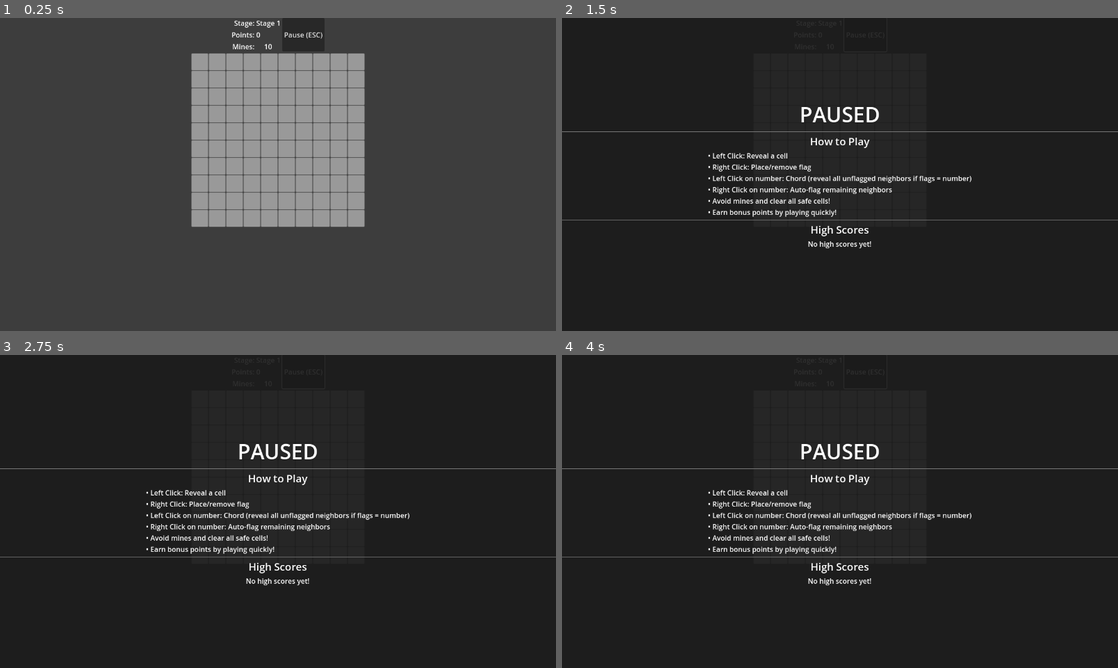
Above: before the commit, frames 1-4 (two rows, left to right).
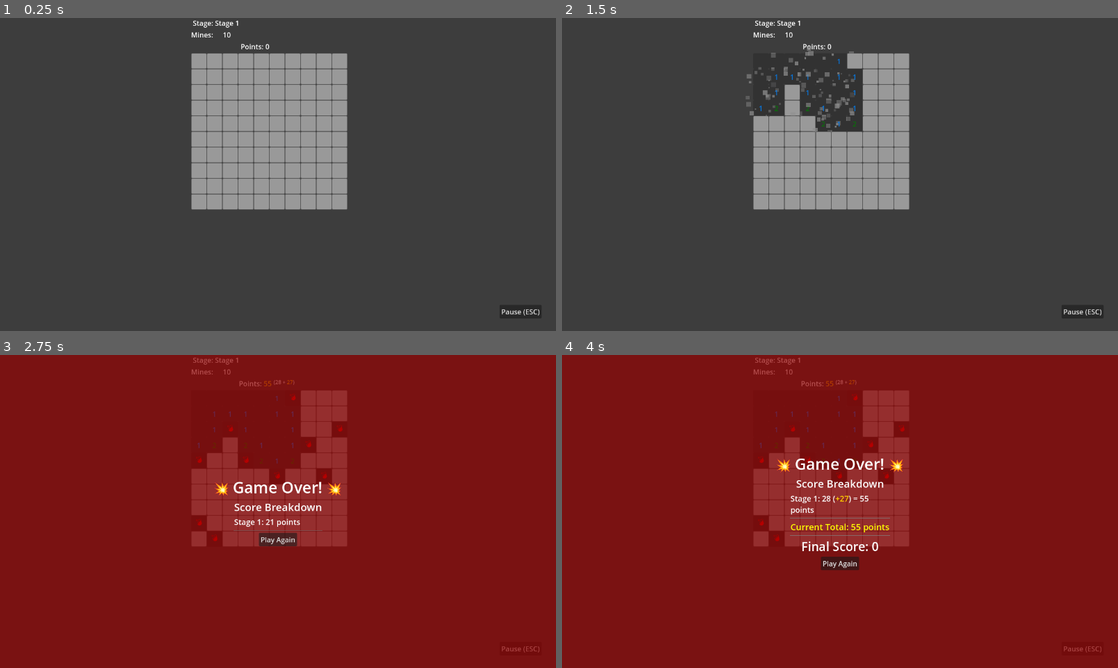
Above: after the commit, the same moments.

Repository: krets/sweep
Game: Godot game, scene res://game.tscn
Two runs of this game, one before a commit and one after it. Both use one fixed random seed, a clock stepped at 60 frames per second and the inputs below.
Inputs (mouse positions are in pixels of both pictures, inside the frame that each line leads up to):
- Up to frame 1 (0.25 s): no input
- Up to frame 2 (1.5 s): click (867, 33) at 0.5 s, where only the run before the commit has a clickable "Pause (ESC)"; click (762, 61) at 1.27 s
- Up to frame 3 (2.75 s): click (294, 398) at 2.02 s
- Up to frame 4 (4 s): click (867, 398) at 2.77 s; move the mouse to (962, 495) at 3.52 s; click (962, 495) at 3.67 s

The runs differ from the first frame. In frame 1, 6.6% of the frame differs, in the area x 34-97%, y 0-96%; in frame 2, 93%; in frame 3, 100%, in the area x 0-100%, y 0-100%; in frame 4, 100%.

Commit message:
fixes to look and field and points

Diff:
--- a/game.gd
+++ b/game.gd
@@ -75,6 +75,7 @@
 	HighScores.load_scores()
 	overlay_restart_button.pressed.connect(new_game)
 	pause_button.pressed.connect(toggle_pause)
+	%UnpauseButton.pressed.connect(toggle_pause)
 
 	# Setup misclick cooldown timer
 	misclick_timer = Timer.new()
@@ -106,7 +107,7 @@
 
 func _notification(what):
 	if what == NOTIFICATION_APPLICATION_FOCUS_OUT:
-		if not is_paused:
+		if not is_paused and not overlay.visible:
 			was_paused_before_focus = false
 			set_paused(true)
 		else:
@@ -122,6 +123,8 @@
 	pass
 
 func toggle_pause():
+	if game_over or overlay.visible:
+		return
 	set_paused(!is_paused)
 
 func set_paused(paused: bool):
@@ -142,7 +145,7 @@
 	# Add high scores
 	for i in range(min(10, HighScores.scores.size())):
 		var score_label = Label.new()
-		score_label.text = "%d. %d points" % [i + 1, HighScores.scores[i]]
+		score_label.text = "%2d. %5d" % [i + 1, HighScores.scores[i]]
 		score_label.add_theme_font_size_override("font_size", 16)
 		high_scores_list.add_child(score_label)
 
@@ -179,6 +182,7 @@
 		for cell in row:
 			cell.queue_free()
 	grid.clear()
+	final_score_label.visible = false
 
 	# Reset game state
 	first_click = true
@@ -265,8 +269,7 @@
 		var tween = create_tween()
 		$Sounds/FxEarthquake.play()
 		tween.tween_property(overlay_panel_bg, "modulate:a", .7, .25)
-		tween.finished.connect(show_score_breakdown.bind(false))
-		end_game()
+		tween.finished.connect(show_score_breakdown.bind(true))
 	else:
 		reveal_cell(cell.x, cell.y)
 		check_win()
@@ -325,15 +328,16 @@
 				if cell.is_mine and not cell.is_flagged:
 					cell.is_flagged = true
 					cell.update_display()
+
 		current_stage.points = get_points()
 		overlay_label.text = "Stage Cleared!"
 		overlay_restart_button.text = "Continue"
-		current_stage_index += 1
-		var is_final_stage = current_stage_index == stages.size()
+
+		# Don't increment stage index yet - wait until after score breakdown
+		var is_final_stage = (current_stage_index + 1) == stages.size()
 		if is_final_stage:
 			overlay_label.text = "You Win! Game over!"
 			overlay_restart_button.text = "Play Again"
-			end_game()
 
 		overlay_panel_bg.modulate = end_overlay_win
 		overlay_panel_bg.modulate.a = 0
@@ -343,6 +347,7 @@
 		tween.finished.connect($Sounds/WinnerTune.play)
 		tween.finished.connect(show_score_breakdown.bind(is_final_stage))
 
+
 func show_score_breakdown(show_final: bool):
 	score_breakdown_container.visible = true
 
@@ -350,54 +355,119 @@
 	for child in stage_scores_container.get_children():
 		child.queue_free()
 
-	# Animate stage scores
-	var total_animated = 0
-	var delay = 0.0
-
-	for i in range(stages.size()):
-		if stages[i].points > 0 or i == current_stage_index - 1:
+	var total_previous = 0
+
+	# Show all previously completed stages
+	for i in range(current_stage_index):
+		if stages[i].points > 0:
 			var stage_score_label = Label.new()
-			stage_score_label.text = "Stage %d: " % (i + 1)
+			stage_score_label.text = "Stage %d: %d points" % [i + 1, stages[i].points]
 			stage_score_label.add_theme_font_size_override("font_size", 18)
 			stage_scores_container.add_child(stage_score_label)
-
-			# Animate points counting up
-			var target_points = stages[i].points
-			if i == current_stage_index - 1:
-				target_points = get_points()
-
-			animate_score_count(stage_score_label, 0, target_points, delay, i + 1)
-			total_animated += target_points
-			delay += 0.5
-
-	# Show final score
+			total_previous += stages[i].points
+
+	# Show current stage score with animation
+	var stage_score_label = RichTextLabel.new()
+	stage_score_label.bbcode_enabled = true
+	stage_score_label.fit_content = true
+	stage_score_label.scroll_active = false
+	stage_score_label.add_theme_font_size_override("normal_font_size", 18)
+	stage_scores_container.add_child(stage_score_label)
+
+	var base_points = cells_revealed * points_per_tile
+	var bonus_points = points_bonus
+	var total_stage_points = base_points + bonus_points
+
+	animate_stage_score_with_bonus(stage_score_label, base_points, bonus_points, current_stage_index + 1, 0.0)
+	total_previous += total_stage_points
+
+	# Add separator
+	await get_tree().create_timer(1.2).timeout
+	var separator = HSeparator.new()
+	stage_scores_container.add_child(separator)
+
+	# Add current total line
+	var current_total_label = Label.new()
+	current_total_label.text = "Current Total: %d points" % total_previous
+	current_total_label.add_theme_font_size_override("font_size", 20)
+	current_total_label.add_theme_color_override("font_color", Color.YELLOW)
+	stage_scores_container.add_child(current_total_label)
+
 	if show_final:
+		await get_tree().create_timer(0.4).timeout
 		final_score_label.visible = true
-		animate_score_count(final_score_label, 0, total_animated, delay + 0.5, 0, "Final Score: ")
-
-		# Check if it's a high score
-		if HighScores.scores.size() == 0 or total_animated > HighScores.scores[0]:
+		await animate_score_count(final_score_label, 0, total_previous, 0.1, 0, "Final Score: ")
+		HighScores.save_score(total_previous)
+		await get_tree().create_timer(0.3).timeout
+		if HighScores.is_high_score(total_previous):
 			var high_score_label = Label.new()
-			high_score_label.text = "NEW HIGH SCORE!"
+			high_score_label.text = "🏆 NEW HIGH SCORE! 🏆"
 			high_score_label.add_theme_font_size_override("font_size", 24)
 			high_score_label.modulate = Color.YELLOW
 			stage_scores_container.add_child(high_score_label)
-	else:
+
+			# Animate the high score label
+			high_score_label.modulate.a = 0
+			var tween = create_tween()
+			tween.tween_property(high_score_label, "modulate:a", 1.0, 0.5)
+			tween.parallel().tween_property(high_score_label, "scale", Vector2(1.2, 1.2), 0.5)
+			tween.tween_property(high_score_label, "scale", Vector2(1.0, 1.0), 0.3)
+
+			$Sounds/WinnerTune.play()
+		print("waiting...")
+		await get_tree().create_timer(3).timeout
+		# NOW increment the stage index before starting new game
+		current_stage_index += 1
+		end_game()
+		print("game end called")
+	else:
+		# Increment stage for next game
+		current_stage_index += 1
 		final_score_label.visible = false
+
+
+func animate_stage_score_with_bonus(label: RichTextLabel, base: int, bonus: int, stage_num: int, delay: float):
+	await get_tree().create_timer(delay).timeout
+
+	var duration = 1.0
+	var elapsed = 0.0
+	var total = base + bonus
+
+	while elapsed < duration:
+		elapsed += get_process_delta_time()
+		var progress = min(elapsed / duration, 1.0)
+		var current_value = int(lerp(0.0, float(total), progress))
+
+		# Calculate how much is base vs bonus at this point
+		var current_base = min(current_value, base)
+		var current_bonus = max(0, current_value - base)
+
+		if current_bonus > 0:
+			label.text = "Stage %d: %d ([color=#FFCC00]+%d[/color]) = %d points" % [stage_num, current_base, current_bonus, current_value]
+		else:
+			label.text = "Stage %d: %d points" % [stage_num, current_value]
+
+		await get_tree().process_frame
+
+	# Ensure final value is set correctly with total
+	if bonus > 0:
+		label.text = "Stage %d: %d ([color=#FFCC00]+%d[/color]) = %d points" % [stage_num, base, bonus, total]
+	else:
+		label.text = "Stage %d: %d points" % [stage_num, total]
 
 func animate_score_count(label: Label, from: int, to: int, delay: float, stage_num: int, prefix: String = ""):
 	await get_tree().create_timer(delay).timeout
 
 	var duration = 1.0
 	var elapsed = 0.0
-
+	print("animate score: %s -> %s" % [from, to])
 	while elapsed < duration:
 		elapsed += get_process_delta_time()
 		var progress = min(elapsed / duration, 1.0)
 		var current_value = int(lerp(float(from), float(to), progress))
 
 		if stage_num > 0:
-			label.text = "Stage %d: %d points" % [stage_num, current_value]
+			label.text = "Stage %d: %d" % [stage_num, current_value]
 		else:
 			label.text = prefix + str(current_value) + " points"
 
@@ -532,9 +602,14 @@
 		points_breakdown.text = ""
 
 func end_game():
-	if HighScores.save_score(get_all_points()):
-		print("You've gotten a top score!")
+	var total_score = get_all_points()
+
+	# Reset for new game only after handling score!
+	var is_high_score = HighScores.save_score(total_score)
+	if is_high_score:
+		print("New high score achieved: ", total_score)
+
+	display_high_scores()
 	for stage in stages:
 		stage.reset()
-		current_stage_index = 0
-	display_high_scores()
+	current_stage_index = 0
--- a/game.tscn
+++ b/game.tscn
@@ -16,7 +16,7 @@
 default_font_size = 12
 
 [sub_resource type="StyleBoxFlat" id="StyleBoxFlat_pause"]
-bg_color = Color(0.1, 0.1, 0.1, 0.9)
+bg_color = Color(0.11, 0.11, 0.11, 1)
 
 [sub_resource type="StyleBoxFlat" id="StyleBoxFlat_feb5d"]
 bg_color = Color(1, 1, 1, 1)
@@ -32,6 +32,7 @@
 grid_width = 20
 grid_height = 16
 mine_count = 66
+cell_size = 36
 end_overlay_win = Color(0, 0.513002, 1.92523e-07, 1)
 end_overlay_die = Color(0.579254, 1.97336e-06, 3.85046e-07, 1)
 cell_normal = Color(0.402675, 0.418932, 0.46802, 1)
@@ -52,67 +53,67 @@
 anchor_left = 0.5
 anchor_right = 0.5
 anchor_bottom = 1.0
-offset_left = -29.0
-offset_right = 29.0
-grow_horizontal = 2
-grow_vertical = 2
-
-[node name="HBoxContainer" type="HBoxContainer" parent="VBoxContainer"]
-layout_mode = 2
-alignment = 1
-
-[node name="StatsGrid" type="GridContainer" parent="VBoxContainer/HBoxContainer"]
-layout_mode = 2
+offset_left = -200.0
+offset_right = 200.0
+grow_horizontal = 2
+grow_vertical = 2
+
+[node name="HeaderContainer" type="VBoxContainer" parent="VBoxContainer"]
+layout_mode = 2
+
+[node name="TopRow" type="HBoxContainer" parent="VBoxContainer/HeaderContainer"]
+layout_mode = 2
+alignment = 1
+
+[node name="StatsGrid" type="GridContainer" parent="VBoxContainer/HeaderContainer/TopRow"]
+layout_mode = 2
+size_flags_horizontal = 3
 columns = 2
 
-[node name="StageTitleLabel" type="Label" parent="VBoxContainer/HBoxContainer/StatsGrid"]
+[node name="StageTitleLabel" type="Label" parent="VBoxContainer/HeaderContainer/TopRow/StatsGrid"]
 layout_mode = 2
 text = "Stage:"
 horizontal_alignment = 2
 
-[node name="StageLabel" type="Label" parent="VBoxContainer/HBoxContainer/StatsGrid"]
+[node name="StageLabel" type="Label" parent="VBoxContainer/HeaderContainer/TopRow/StatsGrid"]
 unique_name_in_owner = true
 layout_mode = 2
 text = "1"
 
-[node name="PointsTitleLabel" type="Label" parent="VBoxContainer/HBoxContainer/StatsGrid"]
+[node name="MinesTitleLabel" type="Label" parent="VBoxContainer/HeaderContainer/TopRow/StatsGrid"]
+layout_mode = 2
+text = "Mines:"
+horizontal_alignment = 2
+
+[node name="MineCounter" type="Label" parent="VBoxContainer/HeaderContainer/TopRow/StatsGrid"]
+unique_name_in_owner = true
+layout_mode = 2
+horizontal_alignment = 1
+vertical_alignment = 1
+
+[node name="PointsRow" type="HBoxContainer" parent="VBoxContainer/HeaderContainer"]
+layout_mode = 2
+alignment = 1
+
+[node name="PointsTitleLabel" type="Label" parent="VBoxContainer/HeaderContainer/PointsRow"]
 layout_mode = 2
 text = "Points:"
-horizontal_alignment = 2
-
-[node name="HBoxContainer" type="HBoxContainer" parent="VBoxContainer/HBoxContainer/StatsGrid"]
-layout_mode = 2
-
-[node name="PointsLabel" type="Label" parent="VBoxContainer/HBoxContainer/StatsGrid/HBoxContainer"]
-unique_name_in_owner = true
-layout_mode = 2
-
-[node name="PointsBreakdownLabel" type="RichTextLabel" parent="VBoxContainer/HBoxContainer/StatsGrid/HBoxContainer"]
+
+[node name="PointsLabel" type="Label" parent="VBoxContainer/HeaderContainer/PointsRow"]
+unique_name_in_owner = true
+layout_mode = 2
+text = "0"
+
+[node name="PointsBreakdownLabel" type="RichTextLabel" parent="VBoxContainer/HeaderContainer/PointsRow"]
 unique_name_in_owner = true
 clip_contents = false
+custom_minimum_size = Vector2(100, 0)
 layout_mode = 2
 theme = SubResource("Theme_j5wjh")
 bbcode_enabled = true
+fit_content = true
 scroll_active = false
 autowrap_mode = 0
-horizontal_alignment = 3
-vertical_alignment = 3
-
-[node name="MinesTitleLabel" type="Label" parent="VBoxContainer/HBoxContainer/StatsGrid"]
-layout_mode = 2
-text = "Mines:"
-horizontal_alignment = 2
-
-[node name="MineCounter" type="Label" parent="VBoxContainer/HBoxContainer/StatsGrid"]
-unique_name_in_owner = true
-layout_mode = 2
-horizontal_alignment = 1
-vertical_alignment = 1
-
-[node name="PauseButton" type="Button" parent="VBoxContainer/HBoxContainer"]
-unique_name_in_owner = true
-layout_mode = 2
-text = "Pause (ESC)"
 
 [node name="MinefieldGrid" type="GridContainer" parent="VBoxContainer"]
 unique_name_in_owner = true
@@ -193,6 +194,11 @@
 layout_mode = 2
 size_flags_horizontal = 4
 
+[node name="UnpauseButton" type="Button" parent="PauseOverlay/VBoxContainer"]
+unique_name_in_owner = true
+layout_mode = 2
+text = "Resume Game (ESC)"
+
 [node name="Overlay" type="Control" parent="."]
 unique_name_in_owner = true
 visible = false
@@ -240,6 +246,7 @@
 visible = false
 layout_mode = 2
 size_flags_horizontal = 4
+alignment = 1
 
 [node name="ScoreBreakdownLabel" type="Label" parent="Overlay/VBoxContainer/ScoreBreakdownContainer"]
 layout_mode = 2
@@ -256,6 +263,7 @@
 
 [node name="FinalScoreLabel" type="Label" parent="Overlay/VBoxContainer/ScoreBreakdownContainer"]
 unique_name_in_owner = true
+visible = false
 layout_mode = 2
 theme_override_font_sizes/font_size = 28
 text = "Final Score: 0"
@@ -289,3 +297,21 @@
 
 [node name="WinnerTune" type="AudioStreamPlayer" parent="Sounds"]
 stream = ExtResource("5_7jktm")
+
+[node name="PauseButton" type="Button" parent="."]
+unique_name_in_owner = true
+layout_mode = 1
+anchors_preset = 3
+anchor_left = 1.0
+anchor_top = 1.0
+anchor_right = 1.0
+anchor_bottom = 1.0
+offset_left = -130.0
+offset_top = -60.0
+offset_right = -33.0
+offset_bottom = -29.0
+grow_horizontal = 0
+grow_vertical = 0
+size_flags_horizontal = 8
+size_flags_vertical = 8
+text = "Pause (ESC)"
--- a/high_scores.gd
+++ b/high_scores.gd
@@ -3,7 +3,7 @@
 var scores: Array = []
 var cfg_path = "user://high_scores.cfg"
 var section_key = "scores"
-
+var top_score_count: int = 10
 
 func load_scores():
 	var config = ConfigFile.new()
@@ -19,16 +19,24 @@
 		scores = []
 
 func save_score(points: int) -> bool:
-	if scores.size() > 0 and points <= scores[-1]:
-		print("No High score!")
-		return false
 	scores.append(points)
 	scores.sort()
 	scores.reverse()
-	scores = scores.slice(0, 10)
+	scores = scores.slice(0, top_score_count)
 
 	var config = ConfigFile.new()
 	for i in range(scores.size()):
 		config.set_value(section_key, str(i), scores[i])
 	config.save(cfg_path)
-	return true
+
+	if scores.size() == 0:
+		return true
+	if scores.size() < top_score_count:
+		return true
+	return points > scores[-1]
+
+
+func is_high_score(score: int) -> bool:
+	if scores.size() < top_score_count:
+		return true
+	return score >= scores[-1] if scores.size() > 0 else true
Not shown, changed: notes.md
